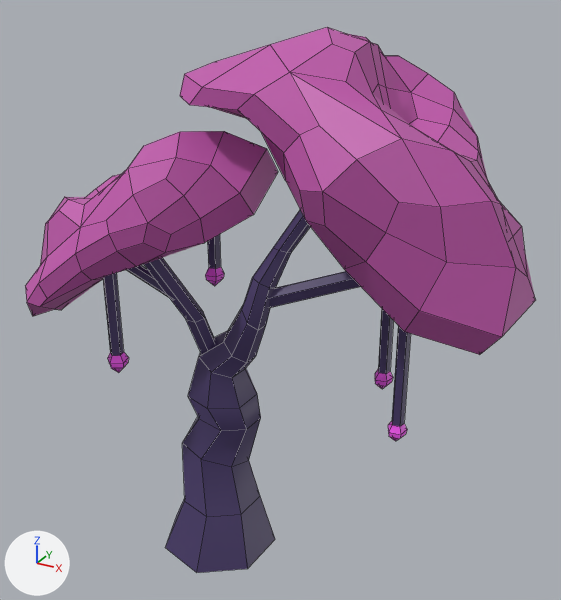
An edit to the FBX model Mayday Survival/Assets/Models/FBX/Tree_2.fbx, drawn before and after from the same camera.
Both versions are drawn from a 50 mm camera at (2.15, -3.98, 2.04) aimed at (-0.04, 0.0, 0.05). The axes (+X, +Y, +Z) are drawn at lower left. The lights are the same throughout. Mesh edges are drawn as thin lines. Where no turn or scale is listed for an object, it has been applied to the vertices.

In view in the first picture: 'Tree_2'.
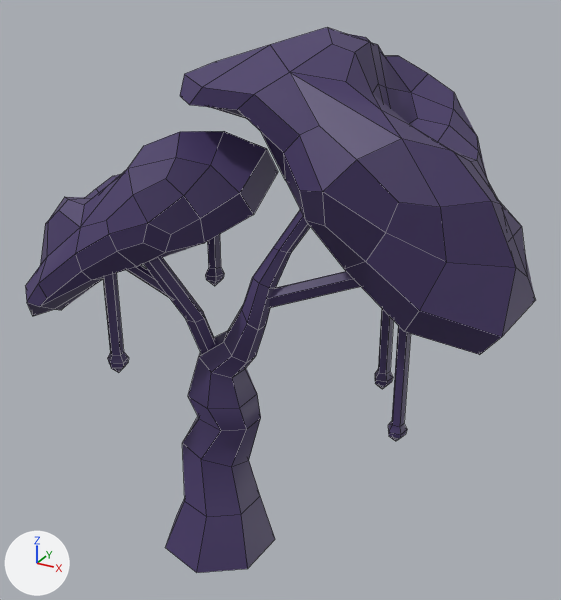
Location of each change, (x1, y1, x2, y2) in pixels of the pictures (561 x 600 px):
part 1 of me_mesh, recoloured (pink to purple): (26, 27, 535, 355) in both
part 2 of me_mesh, recoloured (pink to purple): (108, 267, 407, 441) in both

What the commit changed:
me_mesh has 457 vertices, 423 faces and spans x -1.47..1.47, y -1.11..1.11, z -1.69..1.69.
me_mesh is used by ob_tree_2; location (0.0, 0.0, 0.0).
me_mesh part 1: all 223 faces that had it switch from mat_tree_lightpurple (pink #c259ae) to mat_tree_purple (dark purple #483969).
me_mesh part 2: all 74 faces that had it switch from mat_tree_pink (pink #ff5afb) to mat_tree_purple (dark purple #483969).
